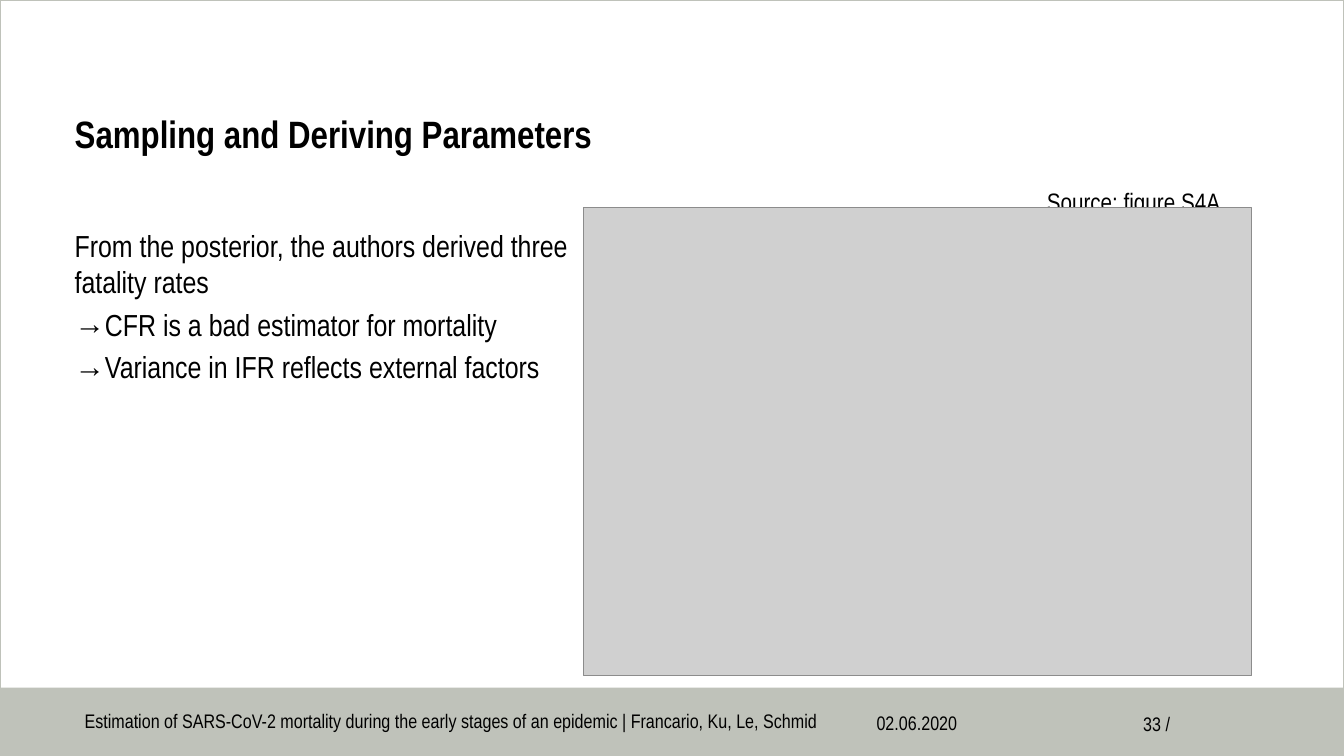
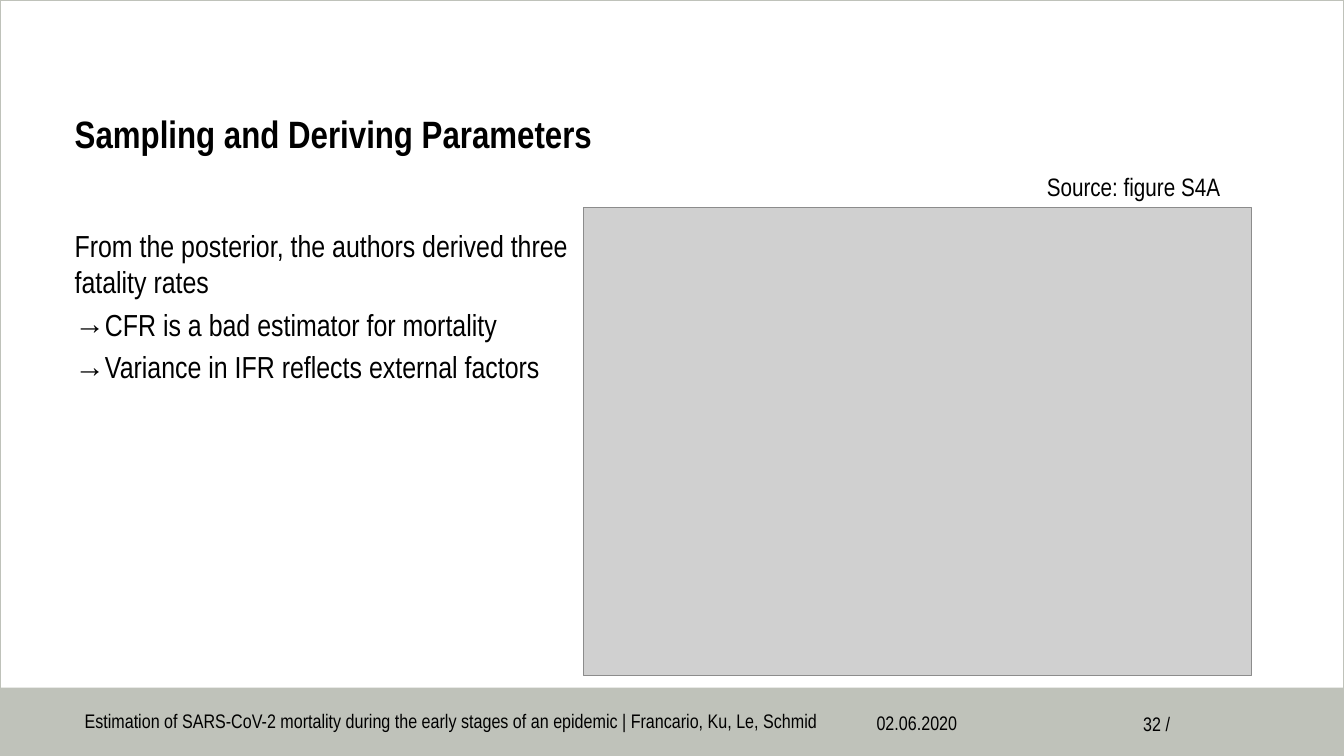
Before and after one commit to hsinyuku/Probablistic-modelling-, a slide deck: slide 32 of 2020-06-04_Presentation_V2.pptx (slide 33 before the commit). Drawn at 1344x756 pixels with LibreOffice and Linux fonts; fonts in the diff are those of the drawing; grey boxes stand for pictures; background and template pictures are left out. Boxes give left, top, right and bottom in pixels: in the first picture for what was removed or moved away, otherwise in the second. Text is boxed around its words. In the diff, an @@ line names an element or a change of style, - is before the commit and + after.

```diff
--- a/2020-06-04_Presentation_V2.pptx
+++ b/2020-06-04_Presentation_V2.pptx
@@ text "Source: figure S4A" rewrapped from (x1=1047, y1=190, x2=1220, y2=208) to (x1=1047, y1=177, x2=1220, y2=202) @@
@@ page number at (x1=1143, y1=717, x2=1161, y2=731): text changed @@
-33 /
+32 /
```
Also in this commit, not shown: 2 other slides changed, 1 slide removed, 2 other files.
